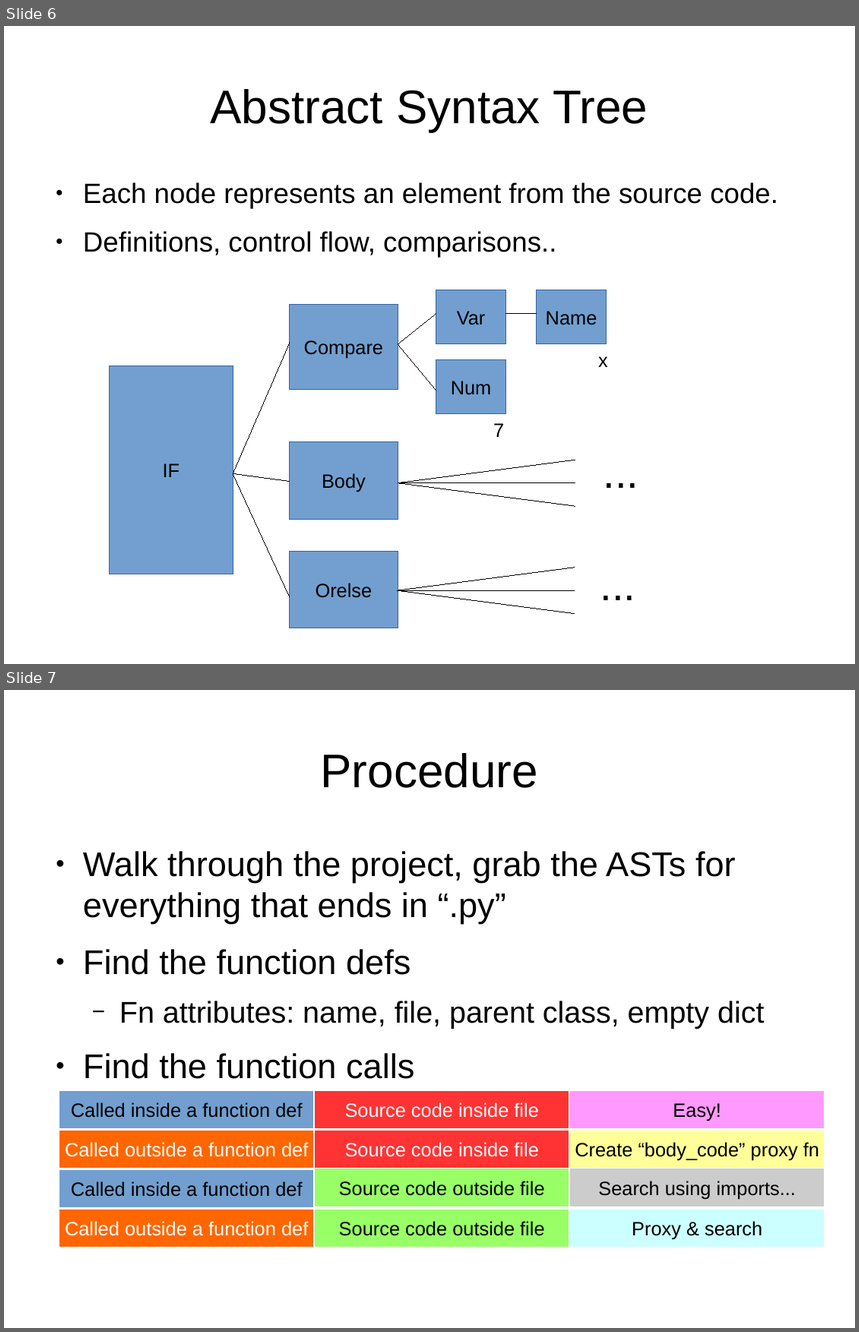
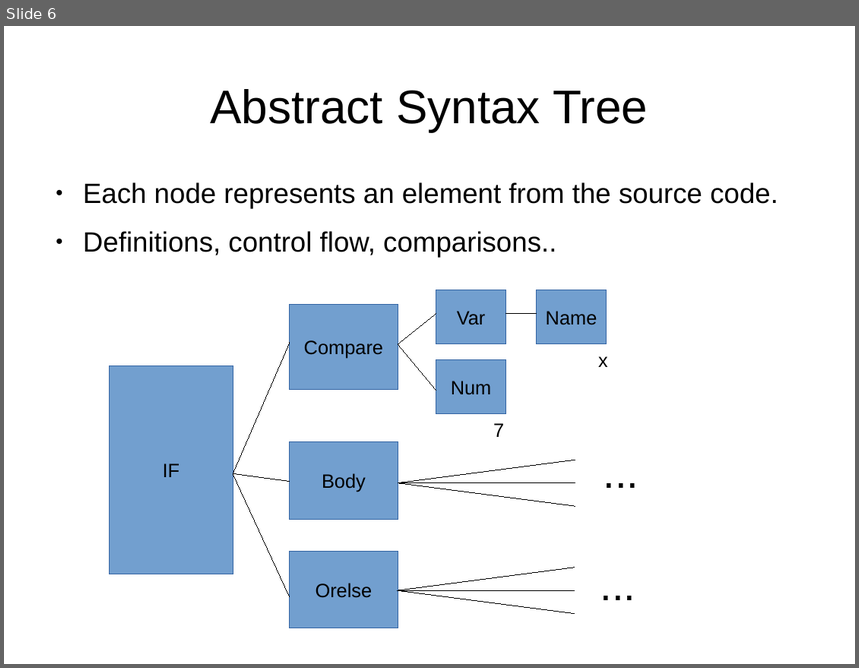
Before and after one commit to brmscheiner/ideogram, a slide deck: presentation/presentation.odp. Shown one above the other, each under a label of ours: slides 6 and 7 before the commit, slide 6 after it. The pictures are 859x1332 and 859x668 pixels, drawn with LibreOffice and Linux fonts; fonts in the diff are those of the drawing. Boxes give left, top, right and bottom in pixels: in the first picture for what was removed or moved away, otherwise in the second. Text is boxed around its words. In the diff, an @@ line names an element or a change of style, - is before the commit and + after.

Commit message:
updated presentation

```diff
--- a/presentation/presentation.odp
+++ b/presentation/presentation.odp
@@ slide 7 removed at (x1=4, y1=690, x2=855, y2=1328), background #FFFFFF @@
@@ title removed at (x1=321, y1=753, x2=538, y2=788) @@
-Procedure
@@ text removed at (x1=83, y1=851, x2=764, y2=1079) @@
-● Walk through the project, grab the ASTs for everything that ends in “.py”
-● Find the function defs
-  − Fn attributes: name, file, parent class, empty dict
-● Find the function calls
@@ rectangle removed at (x1=59, y1=1091, x2=315, y2=1129) @@
-Called inside a function def
@@ rectangle removed at (x1=315, y1=1091, x2=569, y2=1129) @@
-Source code inside file
@@ rectangle removed at (x1=570, y1=1091, x2=825, y2=1129) @@
-Easy!
@@ rectangle removed at (x1=59, y1=1130, x2=315, y2=1169) @@
-Called outside a function def
@@ rectangle removed at (x1=315, y1=1130, x2=569, y2=1169) @@
-Source code inside file
@@ rectangle removed at (x1=570, y1=1130, x2=825, y2=1169) @@
-Create “body_code” proxy fn
@@ rectangle removed at (x1=59, y1=1170, x2=315, y2=1208) @@
-Called inside a function def
@@ rectangle removed at (x1=315, y1=1169, x2=569, y2=1208) @@
-Source code outside file
@@ rectangle removed at (x1=570, y1=1169, x2=825, y2=1208) @@
-Search using imports...
@@ rectangle removed at (x1=59, y1=1209, x2=315, y2=1248) @@
-Called outside a function def
@@ rectangle removed at (x1=315, y1=1209, x2=569, y2=1248) @@
-Source code outside file
@@ rectangle removed at (x1=570, y1=1209, x2=825, y2=1248) @@
-Proxy & search
```
Also in this commit, not shown: 5 slides added, 2 other slides removed, 3 other files.
